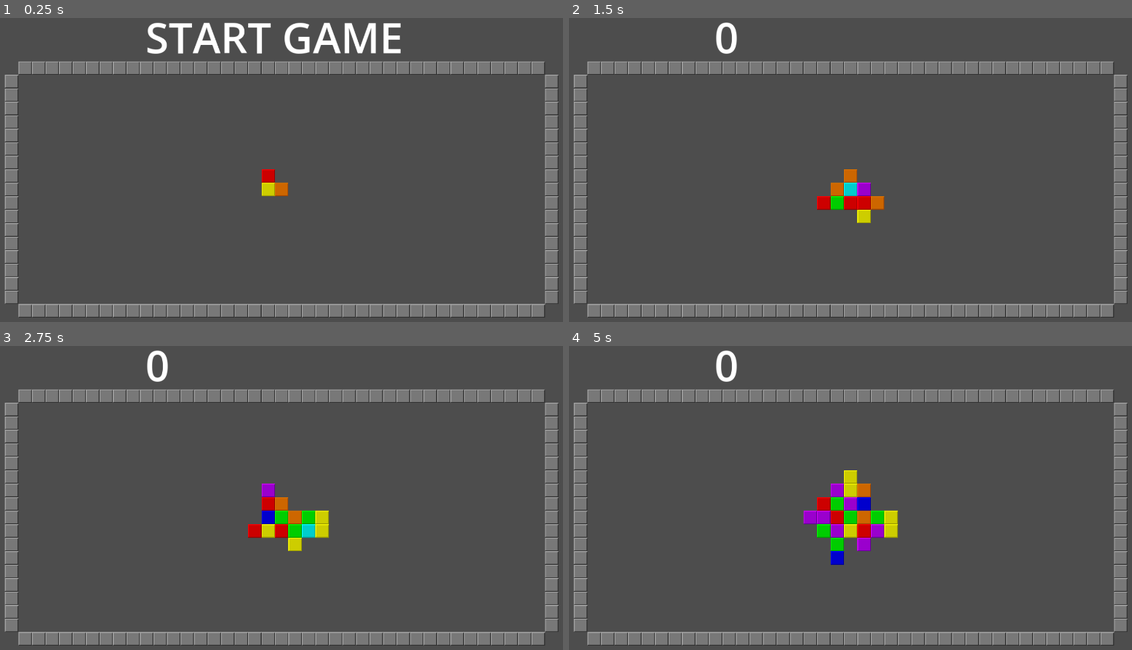
Above: before the commit, frames 1-4 (two rows, left to right).
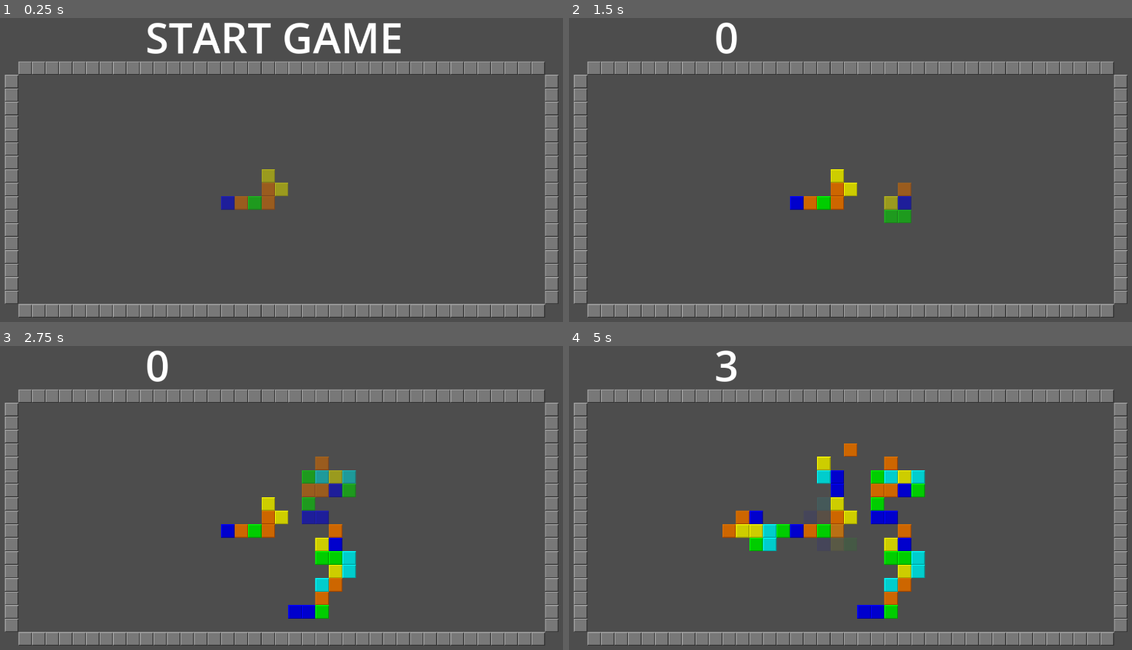
Above: after the commit, the same moments.

Repository: alexcolemandata/game-matcher
Game: Godot game, scene res://main.tscn
Two runs of this game, one before a commit and one after it. Both use one fixed random seed, a clock stepped at 60 frames per second and the inputs below.
Inputs:
- Up to frame 1 (0.25 s): no input
- Up to frame 2 (1.5 s): tap Enter at 0.5 s; hold Right (right) 0.53-1.28 s; hold Space (spawn piece) 0.53-1.28 s; hold Down (down) from 1.28 s (still down); tap A (rotate anticlockwise) at 1.35 s
- Up to frame 3 (2.75 s): tap Space (spawn piece) at 1.55, 2.3 s; release Down (down) at 2.03 s; hold Right (right) from 2.03 s (still down); hold D (rotate clockwise) from 2.03 s (still down)
- Up to frame 4 (5 s): release Right (right) at 2.78 s; release D (rotate clockwise) at 2.78 s; hold Up (up) 2.78-3.53 s; tap Space (spawn piece) at 2.85, 4.55 s; hold Space (spawn piece) 3.53-4.28 s; hold Left (left) from 3.53 s (still down); tap A (rotate anticlockwise) at 4.35 s

The runs differ from the first frame. In frame 1, 0.7% of the frame differs, in the area x 39-52%, y 49-64%; in frame 2, 1.8%; in frame 3, 4.4%; in frame 4, 6.9%, in the area x 26-64%, y 1-90%.

Commit message:
ghost active tile

Diff:
--- a/Board.gd
+++ b/Board.gd
@@ -1,11 +1,14 @@
 extends Node2D
 
 const DEFAULT_LAYER = preload("res://default_layer.tscn")
-const MIN_TILES_TO_SCORE = 4
-const MAX_PIECE_SIZE = 5
+const MIN_TILES_TO_SCORE = 3
+const MAX_PIECE_SIZE = 12
 const HEIGHT = 18
 const WIDTH = 40
 const MAIN_SOURCE_ID = 0
+
+const PLACABLE_ALPHA = 0.6
+const UNPLACABLE_ALPHA = 0.1
 
 const LIGHT_BLUE_TILE = Vector2i(0, 0)
 const PURPLE_TILE = Vector2i(1, 0)
@@ -17,9 +20,7 @@
 const GREY_TILE = Vector2i(7, 0)
 const TILES = [
 	LIGHT_BLUE_TILE,
-	PURPLE_TILE,
 	YELLOW_TILE,
-	RED_TILE,
 	GREEN_TILE,
 	ORANGE_TILE,
 	BLUE_TILE,
@@ -34,6 +35,7 @@
 func _ready():
 	placed_tiles = DEFAULT_LAYER.instantiate()
 	active_piece = DEFAULT_LAYER.instantiate()
+	active_piece.modulate = Color(1, 1, 1, 0.3)
 	border = DEFAULT_LAYER.instantiate()
 	add_child(border)
 	add_child(placed_tiles)
@@ -45,21 +47,32 @@
 
 func _input(event) -> void:
 	if event.is_action_pressed("spawn piece"):
-		place_piece()
-		clear_scored_pieces()
-		spawn_piece()
-	elif event.is_action_pressed("down"):
-		move_piece(Vector2i(0, 1))
-	elif event.is_action_pressed("up"):
-		move_piece(Vector2i(0, -1))
-	elif event.is_action_pressed("left"):
-		move_piece(Vector2i(-1, 0))
-	elif event.is_action_pressed("right"):
-		move_piece(Vector2i(1, 0))
+		if is_piece_placable():
+			place_piece()
+			clear_scored_pieces()
+			spawn_piece()
 	elif event.is_action_pressed("rotate anticlockwise"):
 		rotate_anticlockwise()
 	elif event.is_action_pressed("rotate clockwise"):
 		rotate_clockwise()
+
+func is_piece_placable() -> bool:
+		for cell in get_piece_coords():
+			if placed_tiles.get_cell_tile_data(cell):
+				return false
+		return true
+
+
+func input_handler(event_or_input) -> void:
+	if event_or_input.is_action_pressed("down"):
+		move_piece(Vector2i(0, 1))
+	if event_or_input.is_action_pressed("up"):
+		move_piece(Vector2i(0, -1))
+	if event_or_input.is_action_pressed("left"):
+		move_piece(Vector2i(-1, 0))
+	if event_or_input.is_action_pressed("right"):
+		move_piece(Vector2i(1, 0))
+
 
 var num_steps: int = 0
 const MAX_STEPS: int = 10
@@ -72,7 +85,7 @@
 	):
 		num_steps += 1
 		if num_steps >= MAX_STEPS:
-			_input(Input)
+			input_handler(Input)
 			num_steps = 0
 
 
@@ -183,7 +196,7 @@
 			c_y * relative_coord.x
 		) + anchor_point
 
-		if placed_tiles.get_cell_tile_data(new_coord) or border.get_cell_tile_data(new_coord):
+		if border.get_cell_tile_data(new_coord):
 			print("unable to rotate ", c_x, c_y)
 			return
 
@@ -193,6 +206,7 @@
 	for i in range(new_coords.size()):
 		draw_coords(active_piece, new_coords[i], piece_colors[i])
 
+	set_piece_alpha()
 	pass
 
 
@@ -236,12 +250,17 @@
 	for coord in coords:
 		draw_coords(active_piece, coord, roll_color())
 
+	set_piece_alpha()
 	print("spawned piece")
+
+func set_piece_alpha():
+	if is_piece_placable():
+		active_piece.modulate = Color(1, 1, 1, PLACABLE_ALPHA)
+	else:
+		active_piece.modulate = Color(1, 1, 1, UNPLACABLE_ALPHA)
 
 func can_move_in_direction(direction: Vector2i) -> bool:
 	for cell in active_piece.get_used_cells():
-		if placed_tiles.get_cell_tile_data(cell + direction):
-			return false
 		if border.get_cell_tile_data(cell + direction):
 			return false
 
@@ -263,6 +282,8 @@
 		var color = colors[i]
 		draw_coords(active_piece, old_coords + direction, color)
 
+	set_piece_alpha()
+
 
 func roll_color() -> Vector2i:
 	return pick_color(randi_range(0, TILES.size()-1))
